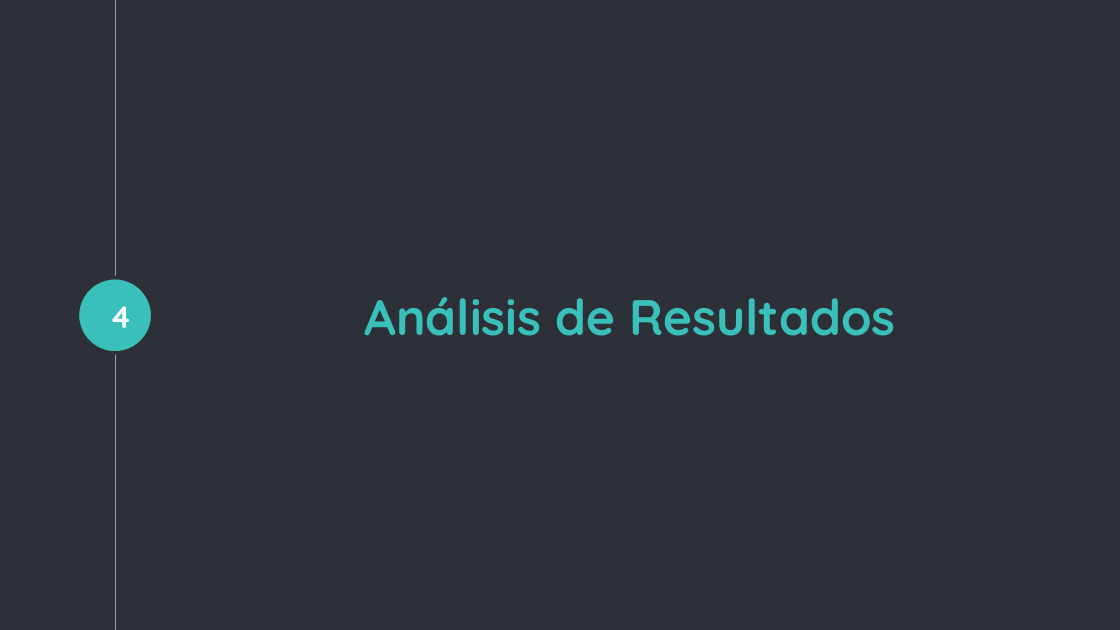
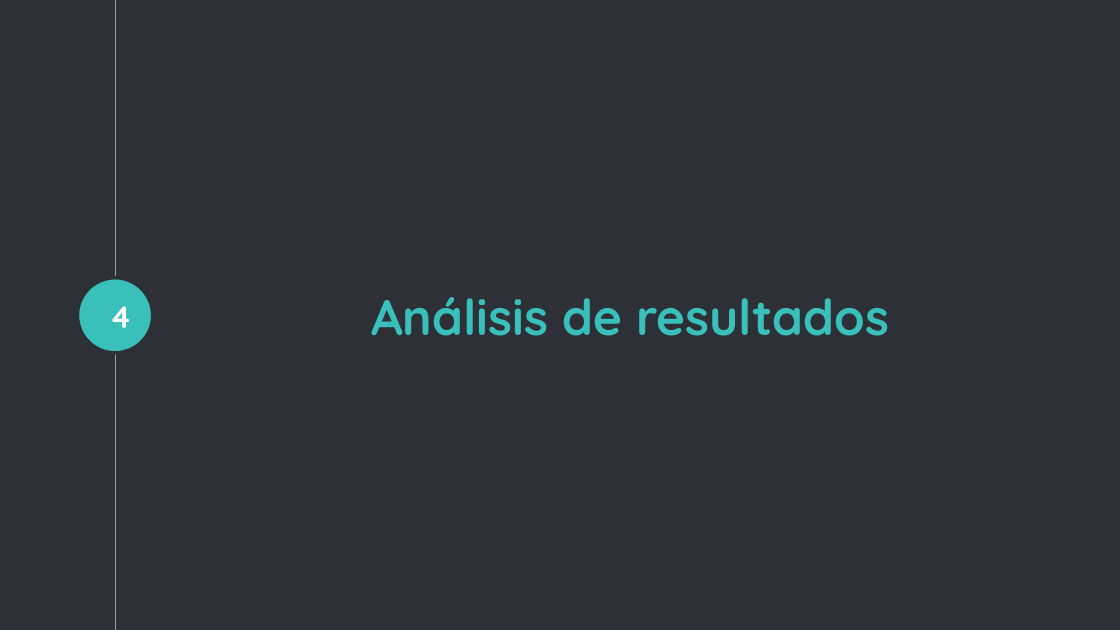
Before and after one commit to elvinjreyesv/TFM, a slide deck: slide 10 of Documentation/Presentación.pptx (slide 11 before the commit). Drawn at 1120x630 pixels with LibreOffice and Linux fonts; fonts in the diff are those of the drawing. Boxes give left, top, right and bottom in pixels: in the first picture for what was removed or moved away, otherwise in the second. Text is boxed around its words. In the diff, an @@ line names an element or a change of style, - is before the commit and + after.

```diff
--- a/Documentation/Presentación.pptx
+++ b/Documentation/Presentación.pptx
@@ title at (371,297,889,336): text changed @@
-Análisis de Resultados
+Análisis de resultados
```
Also in this commit, not shown: 3 other slides changed, 2 slides added, 3 slides removed, 2 other files.
